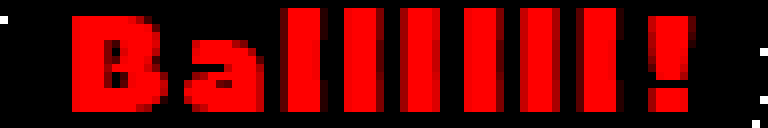
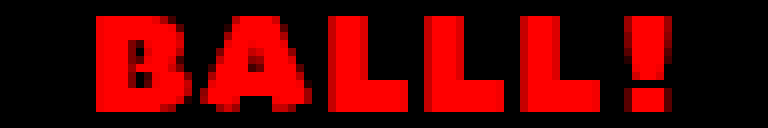
Layer changes from the first 768 × 128 image to the second:
hid "Layer 9 copy 6" over (0, 8, 768, 128)
hid "Layer 9 copy 5" over (0, 8, 768, 128)
hid "Layer 9 copy 4" over (0, 8, 768, 128)
hid "Layer 9 copy 3" over (0, 8, 760, 128)
hid "Layer 9 copy 2" over (72, 8, 696, 112)
hid "Layer 9 copy" over (72, 8, 696, 112)
hid "Layer 9" over (72, 16, 696, 112)
renamed "Ballllll!" to "BALLL!", painted on it over (72, 8, 696, 112)
